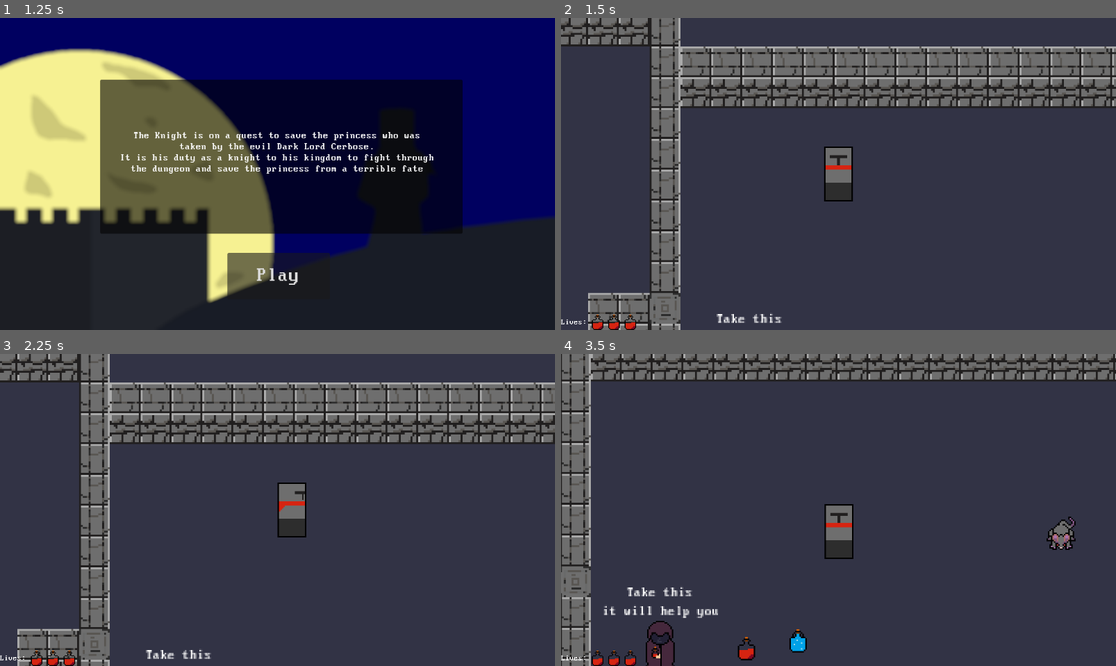
Above: before the commit, frames 1-4 (two rows, left to right).
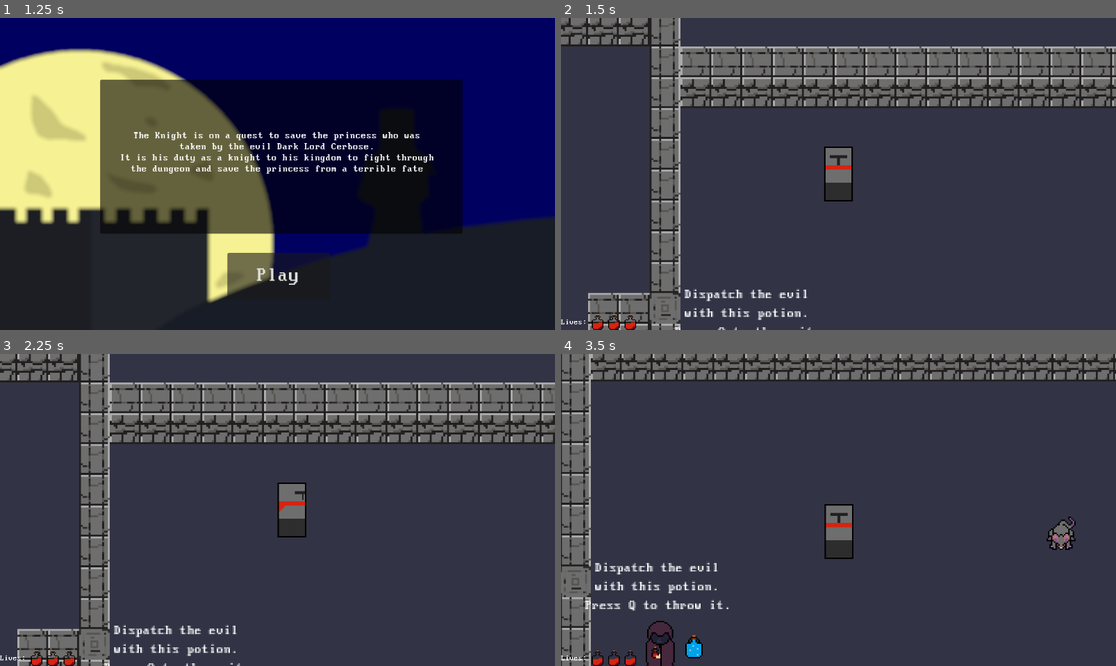
Above: after the commit, the same moments.

Repository: AStellarScene/Liberandum-Game-Refresh
Game: Godot game, scene res://scenes/start.tscn
The game is run twice, just before and just after one commit, with the same random seed, the same clock (stepped at 60 frames per second) and the same inputs.
Inputs:
- Up to frame 1 (1.25 s): click "Start" at 0.5 s
- Up to frame 2 (1.5 s): click "Play" at 1.25 s
- Up to frame 3 (2.25 s): tap Q (throw) at 2 s; hold Right (ui_right) from 2.03 s (still down); hold Q (throw) from 2.03 s (still down)
- Up to frame 4 (3.5 s): release Right (ui_right) at 2.78 s; release Q (throw) at 2.78 s; hold Down (ui_down) from 2.78 s (still down); tap Q (throw) at 2.85 s

Frame 1 is identical in both runs. In frame 2, 0.8% of the frame differs, in the area x 20-45%, y 86-100%; in frame 3, 0.8%; in frame 4, 1.8%, in the area x 4-45%, y 66-99%.

Commit message:
changed dialogue

Diff:
--- a/scenes/Level.tscn
+++ b/scenes/Level.tscn
@@ -14,7 +14,6 @@
 [ext_resource type="PackedScene" uid="uid://6nud76ym8io8" path="res://scenes/heartcontainer.tscn" id="11_tvj41"]
 [ext_resource type="PackedScene" uid="uid://bevmufe5lkjwb" path="res://scenes/npc.tscn" id="12_obgrf"]
 [ext_resource type="PackedScene" uid="uid://b8hjdg6nwhrq4" path="res://scenes/enemy_slime.tscn" id="15_7yrfw"]
-[ext_resource type="PackedScene" uid="uid://dkwb2q4ulckba" path="res://scenes/health_grab.tscn" id="16_muoo1"]
 [ext_resource type="PackedScene" uid="uid://ba31wfhgdntru" path="res://scenes/potion_grab.tscn" id="17_e12yb"]
 
 [sub_resource type="TileSetAtlasSource" id="TileSetAtlasSource_v4gtq"]
@@ -153,8 +152,5 @@
 [node name="Marker2D" type="Marker2D" parent="EnemySlime3"]
 position = Vector2(101.333, 0)
 
-[node name="Collect Health" parent="." instance=ExtResource("16_muoo1")]
-position = Vector2(323, 746)
-
 [node name="Collect Potion" parent="." instance=ExtResource("17_e12yb")]
-position = Vector2(430, 730)
+position = Vector2(214, 742)
--- a/scenes/npc.tscn
+++ b/scenes/npc.tscn
@@ -19,12 +19,13 @@
 
 [node name="Label" type="Label" parent="."]
 texture_filter = 1
-offset_left = -40.3334
-offset_top = -40.0
-offset_right = 40.6666
-offset_bottom = -17.0
+offset_left = -52.0
+offset_top = -56.6892
+offset_right = 50.0
+offset_bottom = -20.6892
 theme_override_fonts/font = ExtResource("2_hcov2")
 theme_override_font_sizes/font_size = 9
-text = "Take this
-it will help you"
+text = "Dispatch the evil
+with this potion.
+Press Q to throw it."
 horizontal_alignment = 1
Not shown: 1 places in scenes/Level.tscn that only renumber resources
